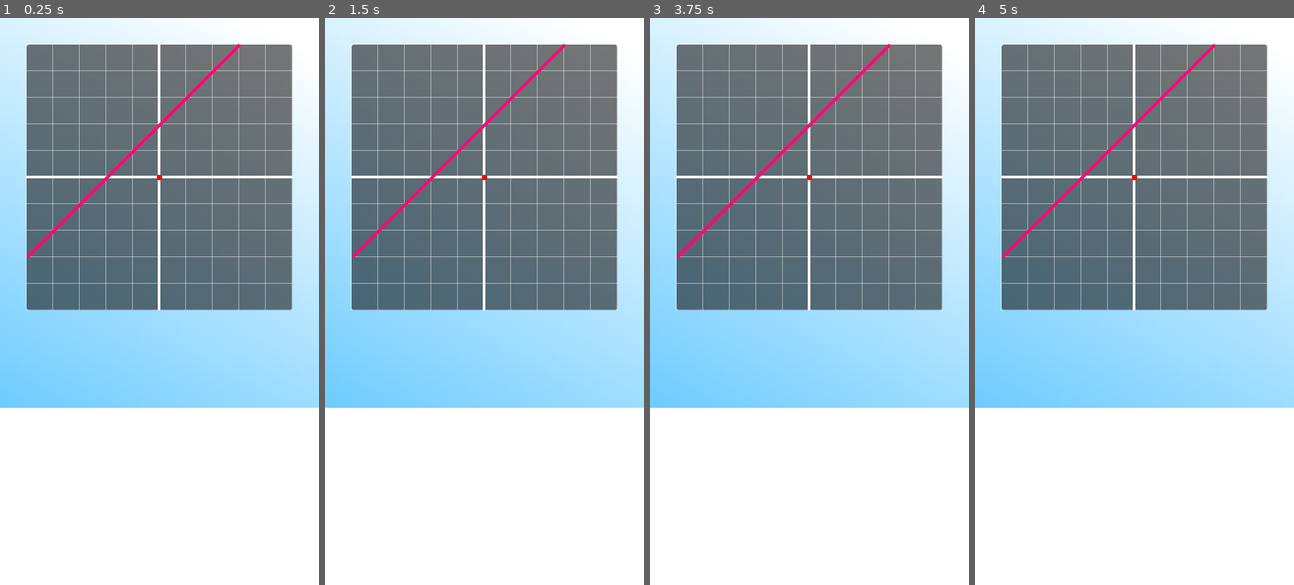
Above: before the commit, frames 1-4 (left to right).
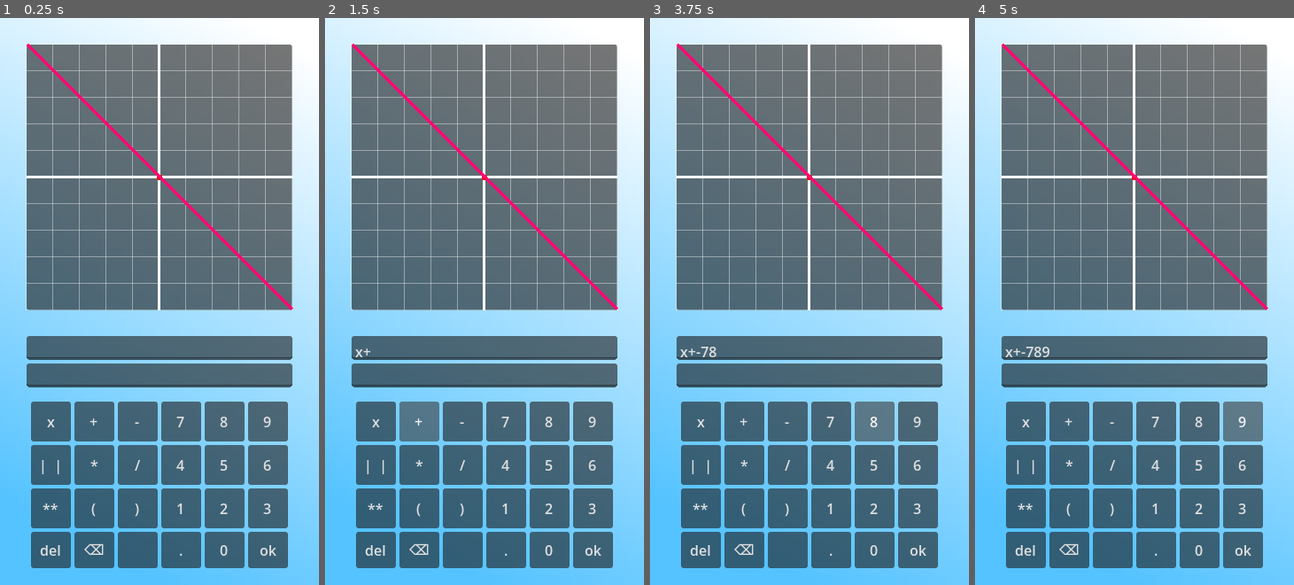
Above: after the commit, the same moments.

Repository: RafaelMVDev/funxy-ahsd-functions-learnings-app
Game: Godot game, scene res://jogo_tanaka.tscn
Same seed, same stepped clock (60 frames per second), same inputs: the game is played once before the commit and once after it. This scene is started directly instead of the project's main scene.
Inputs (mouse positions are in pixels of both pictures, inside the frame that each line leads up to):
- Up to frame 1 (0.25 s): no input
- Up to frame 2 (1.5 s): click (376, 420) at 0.5 s, where only the run after the commit has a clickable "x"; click (420, 420) at 1.25 s, where only the run after the commit has a clickable "+"
- Up to frame 3 (3.75 s): click (787, 420) at 2 s, where only the run after the commit has a clickable "-"; click (831, 420) at 2.75 s, where only the run after the commit has a clickable "7"; click (873, 420) at 3.5 s, where only the run after the commit has a clickable "8"
- Up to frame 4 (5 s): click (1242, 420) at 4.25 s, where only the run after the commit has a clickable "9"

The runs differ from the first frame. In frame 1, 40% of the frame differs, in the area x 0-100%, y 4-100%; in frame 2, 40%; in frame 3, 40%; in frame 4, 40%.

Commit message:
Criação do teclado matemático

Diff:
--- a/fun-xy/grafico.gd
+++ b/fun-xy/grafico.gd
@@ -4,18 +4,17 @@
 @onready var posicao_pai = get_parent().global_position
 
 var comeco_x: float #Posição em pixels do máximo negativo de x
-
+#0.0
 var fim_x: float #Posição em pixels do máximo positivo de x
-
+#300
 var limite_y: float #Posição em pixels do máximo nagativo de y
-
+#300
 var topo_y: float #Posição em pixels do máximo positivo de y
-
+#0.0
 var ponto_central: Vector2
-
-var unidade: float
-
+#(150.0, 150.0)
 var escala_pixel: float
+#30
 
 func _ready() -> void:
 	var PlanoCartesiano = get_parent()
@@ -27,16 +26,11 @@
 	ponto_central = PlanoCartesiano.ponto_central
 	escala_pixel = PlanoCartesiano.size.x / (Malha.alcance_x.y - Malha.alcance_x.x)
 	desenhar_função()
-	print(comeco_x)
-	print(fim_x)
-	print(limite_y)
-	print(topo_y)
-	print(ponto_central)
-	print(ponto_central)
-	print(escala_pixel)
 
 func calcular_funcao(valor_x): #Depois precisa do argumento "variável"
-	var fx = - 2*escala_pixel + (ponto_central.y + (ponto_central.x - valor_x))
+	#var fx = - 2*escala_pixel + (ponto_central.y + (ponto_central.x - valor_x))
+	var fx = valor_x
+
 	#var fx = ponto_central.y + (ponto_central.x - valor_x)
 	return fx
 
--- a/fun-xy/jogo_tanaka.tscn
+++ b/fun-xy/jogo_tanaka.tscn
@@ -3,6 +3,7 @@
 [ext_resource type="Script" uid="uid://b217q64j6vrop" path="res://fundo_plano_cartesiano.gd" id="1_gpm53"]
 [ext_resource type="Script" uid="uid://cp3qohxsj4sxs" path="res://malha_plano_cartesiano.gd" id="2_bq6yp"]
 [ext_resource type="Script" uid="uid://cm5n25siilx6t" path="res://grafico.gd" id="3_bq6yp"]
+[ext_resource type="Script" uid="uid://dttu1xeydxab8" path="res://teclado_matematico.gd" id="4_77yt0"]
 
 [sub_resource type="Gradient" id="Gradient_g5kuq"]
 colors = PackedColorArray(0.33333334, 0.7647059, 1, 1, 1, 1, 1, 1)
@@ -11,10 +12,6 @@
 gradient = SubResource("Gradient_g5kuq")
 fill_from = Vector2(0.49565217, 1)
 fill_to = Vector2(0.8, 0)
-
-[sub_resource type="StyleBoxFlat" id="StyleBoxFlat_x2j0j"]
-bg_color = Color(1, 1, 1, 1)
-corner_detail = 1
 
 [node name="jogo_tanaka" type="Control" unique_id=1126857255]
 layout_mode = 3
@@ -69,18 +66,223 @@
 
 [node name="CollisionPolygon2D" type="CollisionPolygon2D" parent="FundoPlanoCartesiano/FuncaoMatematica" unique_id=850972078]
 
-[node name="TecladoMatematico" type="PanelContainer" parent="." unique_id=2082486876]
-custom_minimum_size = Vector2(0, 200)
-custom_maximum_size = Vector2(-1, 200)
+[node name="TecladoMatematico" type="Control" parent="." unique_id=1509695705]
 layout_mode = 1
 anchors_preset = 12
 anchor_top = 1.0
 anchor_right = 1.0
 anchor_bottom = 1.0
-offset_top = -198.0
+offset_top = -281.0
 grow_horizontal = 2
 grow_vertical = 0
-theme_override_styles/panel = SubResource("StyleBoxFlat_x2j0j")
-
-[node name="VBoxContainer" type="VBoxContainer" parent="TecladoMatematico" unique_id=431503386]
-layout_mode = 2
+script = ExtResource("4_77yt0")
+
+[node name="VisoresTeclado" type="VBoxContainer" parent="TecladoMatematico" unique_id=791431479]
+custom_minimum_size = Vector2(290, 250)
+custom_maximum_size = Vector2(-1, 250)
+layout_mode = 1
+anchors_preset = 5
+anchor_left = 0.5
+anchor_right = 0.5
+offset_left = -150.0
+offset_right = 150.0
+offset_bottom = 252.0
+grow_horizontal = 2
+
+[node name="VisorFuncao" type="TextEdit" parent="TecladoMatematico/VisoresTeclado" unique_id=1700292319]
+custom_minimum_size = Vector2(300, 27)
+layout_mode = 2
+size_flags_vertical = 0
+
+[node name="VisorDominio" type="TextEdit" parent="TecladoMatematico/VisoresTeclado" unique_id=1269256097]
+custom_minimum_size = Vector2(0, 27)
+layout_mode = 2
+size_flags_vertical = 8
+
+[node name="VBoxContainer" type="VBoxContainer" parent="TecladoMatematico/VisoresTeclado" unique_id=1735758894]
+custom_minimum_size = Vector2(300, 200)
+custom_maximum_size = Vector2(300, 200)
+layout_mode = 2
+size_flags_vertical = 8
+
+[node name="Linha1" type="HBoxContainer" parent="TecladoMatematico/VisoresTeclado/VBoxContainer" unique_id=1174486339]
+layout_mode = 2
+alignment = 1
+
+[node name="Button" type="Button" parent="TecladoMatematico/VisoresTeclado/VBoxContainer/Linha1" unique_id=1916012218]
+custom_minimum_size = Vector2(45, 45)
+custom_maximum_size = Vector2(45, 45)
+layout_mode = 2
+text = "x"
+icon_alignment = 1
+expand_icon = true
+
+[node name="Button2" type="Button" parent="TecladoMatematico/VisoresTeclado/VBoxContainer/Linha1" unique_id=1078667999]
+custom_minimum_size = Vector2(45, 45)
+custom_maximum_size = Vector2(45, 45)
+layout_mode = 2
+text = "+"
+expand_icon = true
+
+[node name="Button3" type="Button" parent="TecladoMatematico/VisoresTeclado/VBoxContainer/Linha1" unique_id=1174737345]
+custom_minimum_size = Vector2(45, 45)
+custom_maximum_size = Vector2(45, 45)
+layout_mode = 2
+text = "-"
+expand_icon = true
+
+[node name="Button4" type="Button" parent="TecladoMatematico/VisoresTeclado/VBoxContainer/Linha1" unique_id=1433566313]
+custom_minimum_size = Vector2(45, 45)
+custom_maximum_size = Vector2(45, 45)
+layout_mode = 2
+text = "7"
+expand_icon = true
+
+[node name="Button5" type="Button" parent="TecladoMatematico/VisoresTeclado/VBoxContainer/Linha1" unique_id=2020110775]
+custom_minimum_size = Vector2(45, 45)
+custom_maximum_size = Vector2(45, 45)
+layout_mode = 2
+text = "8"
+expand_icon = true
+
+[node name="Button6" type="Button" parent="TecladoMatematico/VisoresTeclado/VBoxContainer/Linha1" unique_id=1331607929]
+custom_minimum_size = Vector2(45, 45)
+custom_maximum_size = Vector2(45, 45)
+layout_mode = 2
+text = "9"
+expand_icon = true
+
+[node name="Linha2" type="HBoxContainer" parent="TecladoMatematico/VisoresTeclado/VBoxContainer" unique_id=1410628994]
+layout_mode = 2
+alignment = 1
+
+[node name="Button" type="Button" parent="TecladoMatematico/VisoresTeclado/VBoxContainer/Linha2" unique_id=207601754]
+custom_minimum_size = Vector2(45, 45)
+custom_maximum_size = Vector2(45, 45)
+layout_mode = 2
+text = "|  |"
+expand_icon = true
+
+[node name="Button2" type="Button" parent="TecladoMatematico/VisoresTeclado/VBoxContainer/Linha2" unique_id=45831493]
+custom_minimum_size = Vector2(45, 45)
+custom_maximum_size = Vector2(45, 45)
+layout_mode = 2
+text = "*"
+expand_icon = true
+
+[node name="Button3" type="Button" parent="TecladoMatematico/VisoresTeclado/VBoxContainer/Linha2" unique_id=493771104]
+custom_minimum_size = Vector2(45, 45)
+custom_maximum_size = Vector2(45, 45)
+layout_mode = 2
+text = "/"
+expand_icon = true
+
+[node name="Button4" type="Button" parent="TecladoMatematico/VisoresTeclado/VBoxContainer/Linha2" unique_id=1617515146]
+custom_minimum_size = Vector2(45, 45)
+custom_maximum_size = Vector2(45, 45)
+layout_mode = 2
+text = "4"
+expand_icon = true
+
+[node name="Button5" type="Button" parent="TecladoMatematico/VisoresTeclado/VBoxContainer/Linha2" unique_id=11256809]
+custom_minimum_size = Vector2(45, 45)
+custom_maximum_size = Vector2(45, 45)
+layout_mode = 2
+text = "5"
+expand_icon = true
+
+[node name="Button6" type="Button" parent="TecladoMatematico/VisoresTeclado/VBoxContainer/Linha2" unique_id=1787501387]
+custom_minimum_size = Vector2(45, 45)
+custom_maximum_size = Vector2(45, 45)
+layout_mode = 2
+text = "6"
+expand_icon = true
+
+[node name="Linha3" type="HBoxContainer" parent="TecladoMatematico/VisoresTeclado/VBoxContainer" unique_id=120483738]
+layout_mode = 2
+alignment = 1
+
+[node name="Button" type="Button" parent="TecladoMatematico/VisoresTeclado/VBoxContainer/Linha3" unique_id=413978932]
+custom_minimum_size = Vector2(45, 45)
+custom_maximum_size = Vector2(45, 45)
+layout_mode = 2
+text = "**"
+
+[node name="Button2" type="Button" parent="TecladoMatematico/VisoresTeclado/VBoxContainer/Linha3" unique_id=972244404]
+custom_minimum_size = Vector2(45, 45)
+custom_maximum_size = Vector2(45, 45)
+layout_mode = 2
+text = "("
+expand_icon = true
+
+[node name="Button3" type="Button" parent="TecladoMatematico/VisoresTeclado/VBoxContainer/Linha3" unique_id=1137849605]
+custom_minimum_size = Vector2(45, 45)
+custom_maximum_size = Vector2(45, 45)
+layout_mode = 2
+text = ")"
+expand_icon = true
+
+[node name="Button4" type="Button" parent="TecladoMatematico/VisoresTeclado/VBoxContainer/Linha3" unique_id=1746767166]
+custom_minimum_size = Vector2(45, 45)
+custom_maximum_size = Vector2(45, 45)
+layout_mode = 2
+text = "1"
+expand_icon = true
+
+[node name="Button5" type="Button" parent="TecladoMatematico/VisoresTeclado/VBoxContainer/Linha3" unique_id=969948741]
+custom_minimum_size = Vector2(45, 45)
+custom_maximum_size = Vector2(45, 45)
+layout_mode = 2
+text = "2"
+expand_icon = true
+
+[node name="Button6" type="Button" parent="TecladoMatematico/VisoresTeclado/VBoxContainer/Linha3" unique_id=52338872]
+custom_minimum_size = Vector2(45, 45)
+custom_maximum_size = Vector2(45, 45)
+layout_mode = 2
+text = "3"
+expand_icon = true
+
+[node name="Linha4" type="HBoxContainer" parent="TecladoMatematico/VisoresTeclado/VBoxContainer" unique_id=1098824237]
+layout_mode = 2
+alignment = 1
+
+[node name="Button" type="Button" parent="TecladoMatematico/VisoresTeclado/VBoxContainer/Linha4" unique_id=1724687683]
+custom_minimum_size = Vector2(45, 45)
+custom_maximum_size = Vector2(45, 45)
+layout_mode = 2
+text = "del"
+
+[node name="Button2" type="Button" parent="TecladoMatematico/VisoresTeclado/VBoxContainer/Linha4" unique_id=792394701]
+custom_minimum_size = Vector2(45, 45)
+custom_maximum_size = Vector2(45, 45)
+layout_mode = 2
+text = "⌫"
+expand_icon = true
+
+[node name="Button3" type="Button" parent="TecladoMatematico/VisoresTeclado/VBoxContainer/Linha4" unique_id=1387342814]
+custom_minimum_size = Vector2(45, 45)
+custom_maximum_size = Vector2(45, 45)
+layout_mode = 2
+expand_icon = true
+
+[node name="Button4" type="Button" parent="TecladoMatematico/VisoresTeclado/VBoxContainer/Linha4" unique_id=535163228]
+custom_minimum_size = Vector2(45, 45)
+custom_maximum_size = Vector2(45, 45)
+layout_mode = 2
+text = "."
+expand_icon = true
+
+[node name="Button5" type="Button" parent="TecladoMatematico/VisoresTeclado/VBoxContainer/Linha4" unique_id=1842357710]
+custom_minimum_size = Vector2(45, 45)
+custom_maximum_size = Vector2(45, 45)
+layout_mode = 2
+text = "0"
+expand_icon = true
+
+[node name="Button6" type="Button" parent="TecladoMatematico/VisoresTeclado/VBoxContainer/Linha4" unique_id=430525020]
+custom_minimum_size = Vector2(45, 45)
+custom_maximum_size = Vector2(45, 45)
+layout_mode = 2
+text = "ok"
+expand_icon = true
--- /dev/null
+++ b/fun-xy/teclado_matematico.gd
@@ -0,0 +1,34 @@
+extends Control
+
+@onready var VisorFuncao: TextEdit = $VisoresTeclado/VisorFuncao
+@onready var VisorDominio: TextEdit = $VisoresTeclado/VisorDominio
+@onready var vbox: VBoxContainer = $VisoresTeclado/VBoxContainer
+
+func _ready() -> void:
+	for linha in vbox.get_children():
+		if linha is HBoxContainer:
+			for botao in linha.get_children():
+				if botao is Button:
+					botao.pressed.connect(_on_botao_pressionado.bind(botao))
+
+func _on_botao_pressionado(botao_clicado: Button) -> void:
+	var texto_do_botao: String = botao_clicado.text
+
+	if texto_do_botao == "del":
+		VisorFuncao.text = ""
+	elif texto_do_botao == "⌫":
+		_apagar_com_backspace()
+	elif texto_do_botao == "ok":
+		_enviar_expressao() # Executa a conta
+	else:
+		VisorFuncao.text += texto_do_botao # Adiciona o número ou operador no visor
+
+func _apagar_com_backspace():
+	#text = text.erase(posicao_cursor - 1, 1)
+	#a posição eu tenho q acesar por caret column
+	pass
+
+func _enviar_expressao() -> void:
+	# formata a expressão
+	# envia para o plano cartesiano calcular (x,y) e exibir
+	pass
Binary file added: fun-xy/images/icone_botao_adicao.png
Not shown, added: fun-xy/images/icone_botao_adicao.png.import
Binary file added: fun-xy/images/icone_botao_x.png
Not shown, added: fun-xy/images/icone_botao_x.png.import
Not shown, added: fun-xy/teclado_matematico.gd.uid
